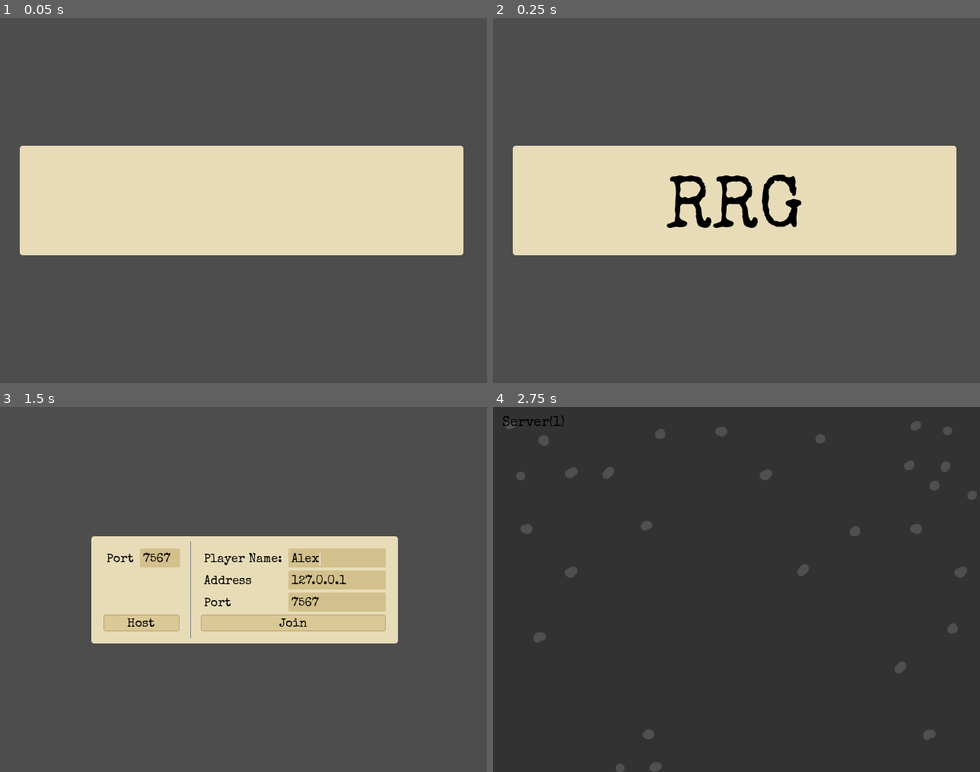
Above: before the commit, frames 1-4 (two rows, left to right).
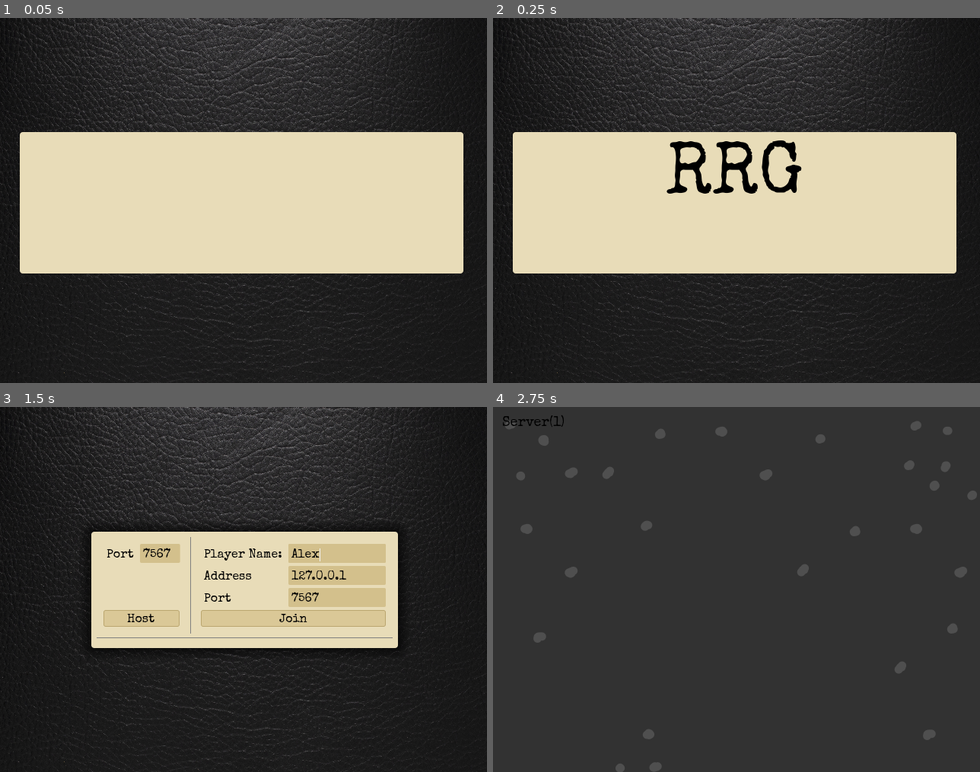
Above: after the commit, the same moments.

Repository: larsendt/rrggj2022
Game: Godot game, scene res://splash_screen.tscn
The game is run twice, just before and just after one commit, with the same random seed, the same clock (stepped at 60 frames per second) and the same inputs.
Inputs (mouse positions are in pixels of both pictures, inside the frame that each line leads up to):
- Up to frame 1 (0.05 s): no input
- Up to frame 2 (0.25 s): no input
- Up to frame 3 (1.5 s): move the mouse to (350, 571) at 0.52 s; hold D (move_right) 0.53-1.25 s; click (350, 571) at 0.67 s; click (336, 556) at 1.27 s; type "Alex" at 1.35 s
- Up to frame 4 (2.75 s): click "Host" at 2 s

The runs differ from the first frame. In frame 1, 67% of the frame differs, in the area x 0-100%, y 0-100%; in frame 2, 70%; in frame 3, 80%; in frame 4, nothing differs.

Commit message:
more UI fiddling

Diff:
--- a/splash_screen.gd
+++ b/splash_screen.gd
@@ -3,6 +3,7 @@
 const StartScreen = preload("res://start_screen.tscn")
 
 @onready var splash_text_label = find_child("SplashText")
+@onready var splash_text2_label = find_child("SplashText2")
 
 func _ready():
     $TypingTimer.connect("timeout", self._type_splash_text)
@@ -16,11 +17,13 @@
 
 
 func _type_splash_text():
-    if splash_text_label.visible_characters >= 9:
+    if splash_text_label.visible_characters < 9:
+        splash_text_label.visible_characters += 1
+    elif splash_text2_label.visible_characters < 4:
+        splash_text2_label.visible_characters += 1
+    else:
         $TypingTimer.stop()
         $TransitionTimer.start()
-        return
-    splash_text_label.visible_characters += 1
 
 func _scene_transition():
     get_tree().change_scene_to_packed(StartScreen)
--- a/splash_screen.tscn
+++ b/splash_screen.tscn
@@ -1,6 +1,7 @@
-[gd_scene load_steps=3 format=3 uid="uid://qietj2sv431v"]
+[gd_scene load_steps=4 format=3 uid="uid://qietj2sv431v"]
 
 [ext_resource type="Script" path="res://splash_screen.gd" id="1_rtm0r"]
+[ext_resource type="Texture2D" uid="uid://c5b54wtjthlb7" path="res://assets/images/original-black-leather-texture-background.jpg" id="2_7l5sv"]
 [ext_resource type="Theme" uid="uid://7vsyfmueweyk" path="res://theme/main_theme.tres" id="2_iuryr"]
 
 [node name="SplashScreen" type="Node2D"]
@@ -8,36 +9,52 @@
 
 [node name="CanvasLayer" type="CanvasLayer" parent="."]
 
+[node name="TextureRect" type="TextureRect" parent="CanvasLayer"]
+anchors_preset = 15
+anchor_right = 1.0
+anchor_bottom = 1.0
+grow_horizontal = 2
+grow_vertical = 2
+texture = ExtResource("2_7l5sv")
+ignore_texture_size = true
+
 [node name="PanelContainer" type="PanelContainer" parent="CanvasLayer"]
+clip_contents = true
 anchors_preset = 8
 anchor_left = 0.5
 anchor_top = 0.5
 anchor_right = 0.5
 anchor_bottom = 0.5
 offset_left = -294.0
-offset_top = -72.0
+offset_top = -90.0
 offset_right = 289.0
-offset_bottom = 72.0
+offset_bottom = 96.0
 grow_horizontal = 2
 grow_vertical = 2
 theme = ExtResource("2_iuryr")
 
 [node name="MarginContainer" type="MarginContainer" parent="CanvasLayer/PanelContainer"]
-offset_right = 583.0
-offset_bottom = 144.0
-grow_horizontal = 2
-grow_vertical = 2
+layout_mode = 2
 theme = ExtResource("2_iuryr")
 
-[node name="SplashText" type="Label" parent="CanvasLayer/PanelContainer/MarginContainer"]
-offset_left = 287.0
-offset_top = 35.0
-offset_right = 295.0
-offset_bottom = 136.0
+[node name="VBoxContainer" type="VBoxContainer" parent="CanvasLayer/PanelContainer/MarginContainer"]
+layout_mode = 2
+
+[node name="SplashText" type="Label" parent="CanvasLayer/PanelContainer/MarginContainer/VBoxContainer"]
+layout_mode = 2
 size_flags_horizontal = 4
 size_flags_vertical = 8
 theme_override_font_sizes/font_size = 96
-text = "RRGGJ2022"
+text = "RRGGJ"
+visible_characters = 0
+visible_ratio = 0.0
+
+[node name="SplashText2" type="Label" parent="CanvasLayer/PanelContainer/MarginContainer/VBoxContainer"]
+layout_mode = 2
+size_flags_horizontal = 4
+size_flags_vertical = 8
+theme_override_font_sizes/font_size = 48
+text = "2022"
 visible_characters = 0
 visible_ratio = 0.0
 
--- a/start_screen.tscn
+++ b/start_screen.tscn
@@ -1,12 +1,22 @@
-[gd_scene load_steps=3 format=3 uid="uid://on6ralr0jx4u"]
+[gd_scene load_steps=4 format=3 uid="uid://on6ralr0jx4u"]
 
 [ext_resource type="Script" path="res://start_screen.gd" id="1_ai81h"]
 [ext_resource type="Theme" uid="uid://7vsyfmueweyk" path="res://theme/main_theme.tres" id="2_0rssw"]
+[ext_resource type="Texture2D" uid="uid://c5b54wtjthlb7" path="res://assets/images/original-black-leather-texture-background.jpg" id="3_xbsr0"]
 
 [node name="StartScreen" type="Node2D"]
 script = ExtResource("1_ai81h")
 
 [node name="CanvasLayer" type="CanvasLayer" parent="."]
+
+[node name="TextureRect" type="TextureRect" parent="CanvasLayer"]
+anchors_preset = 15
+anchor_right = 1.0
+anchor_bottom = 1.0
+grow_horizontal = 2
+grow_vertical = 2
+texture = ExtResource("3_xbsr0")
+ignore_texture_size = true
 
 [node name="PanelContainer" type="PanelContainer" parent="CanvasLayer"]
 anchors_preset = 8
@@ -25,83 +35,136 @@
 theme = ExtResource("2_0rssw")
 
 [node name="MarginContainer" type="MarginContainer" parent="CanvasLayer/PanelContainer"]
-layout_mode = 2
+offset_right = 403.0
+offset_bottom = 176.0
 theme_override_constants/margin_left = 8
 theme_override_constants/margin_top = 8
 theme_override_constants/margin_right = 8
 theme_override_constants/margin_bottom = 8
 
 [node name="VBoxContainer" type="VBoxContainer" parent="CanvasLayer/PanelContainer/MarginContainer"]
-layout_mode = 2
+offset_left = 8.0
+offset_top = 8.0
+offset_right = 395.0
+offset_bottom = 168.0
 
 [node name="HBoxContainer3" type="HBoxContainer" parent="CanvasLayer/PanelContainer/MarginContainer/VBoxContainer"]
-layout_mode = 2
+offset_right = 387.0
+offset_bottom = 122.0
 
 [node name="MarginContainer" type="MarginContainer" parent="CanvasLayer/PanelContainer/MarginContainer/VBoxContainer/HBoxContainer3"]
-layout_mode = 2
+offset_right = 116.0
+offset_bottom = 122.0
 
 [node name="VBoxContainer" type="VBoxContainer" parent="CanvasLayer/PanelContainer/MarginContainer/VBoxContainer/HBoxContainer3/MarginContainer"]
-layout_mode = 2
+offset_left = 8.0
+offset_top = 8.0
+offset_right = 108.0
+offset_bottom = 114.0
 
 [node name="HBoxContainer" type="HBoxContainer" parent="CanvasLayer/PanelContainer/MarginContainer/VBoxContainer/HBoxContainer3/MarginContainer/VBoxContainer"]
-layout_mode = 2
+offset_right = 100.0
+offset_bottom = 24.0
 
 [node name="Label" type="Label" parent="CanvasLayer/PanelContainer/MarginContainer/VBoxContainer/HBoxContainer3/MarginContainer/VBoxContainer/HBoxContainer"]
-layout_mode = 2
+offset_right = 44.0
+offset_bottom = 24.0
 text = "Port"
 
 [node name="HostPortInput" type="LineEdit" parent="CanvasLayer/PanelContainer/MarginContainer/VBoxContainer/HBoxContainer3/MarginContainer/VBoxContainer/HBoxContainer"]
-layout_mode = 2
+offset_left = 48.0
+offset_right = 100.0
+offset_bottom = 24.0
 placeholder_text = "1234"
 max_length = 5
 
 [node name="HostButton" type="Button" parent="CanvasLayer/PanelContainer/MarginContainer/VBoxContainer/HBoxContainer3/MarginContainer/VBoxContainer"]
-layout_mode = 2
+offset_top = 84.0
+offset_right = 100.0
+offset_bottom = 106.0
 size_flags_vertical = 10
 text = "Host"
 
 [node name="VSeparator" type="VSeparator" parent="CanvasLayer/PanelContainer/MarginContainer/VBoxContainer/HBoxContainer3"]
-layout_mode = 2
+offset_left = 120.0
+offset_right = 124.0
+offset_bottom = 122.0
 
 [node name="MarginContainer2" type="MarginContainer" parent="CanvasLayer/PanelContainer/MarginContainer/VBoxContainer/HBoxContainer3"]
-layout_mode = 2
+offset_left = 128.0
+offset_right = 387.0
+offset_bottom = 122.0
 
 [node name="VBoxContainer2" type="VBoxContainer" parent="CanvasLayer/PanelContainer/MarginContainer/VBoxContainer/HBoxContainer3/MarginContainer2"]
-layout_mode = 2
+offset_left = 8.0
+offset_top = 8.0
+offset_right = 251.0
+offset_bottom = 114.0
 
 [node name="GridContainer" type="GridContainer" parent="CanvasLayer/PanelContainer/MarginContainer/VBoxContainer/HBoxContainer3/MarginContainer2/VBoxContainer2"]
-layout_mode = 2
+offset_right = 243.0
+offset_bottom = 80.0
 columns = 2
 
 [node name="Label3" type="Label" parent="CanvasLayer/PanelContainer/MarginContainer/VBoxContainer/HBoxContainer3/MarginContainer2/VBoxContainer2/GridContainer"]
-layout_mode = 2
+offset_right = 111.0
+offset_bottom = 24.0
 text = "Player Name:"
 
 [node name="PlayerNameInput" type="LineEdit" parent="CanvasLayer/PanelContainer/MarginContainer/VBoxContainer/HBoxContainer3/MarginContainer2/VBoxContainer2/GridContainer"]
 custom_minimum_size = Vector2(128, 0)
-layout_mode = 2
+offset_left = 115.0
+offset_right = 243.0
+offset_bottom = 24.0
 placeholder_text = "raisin man"
 max_length = 32
 
 [node name="Label" type="Label" parent="CanvasLayer/PanelContainer/MarginContainer/VBoxContainer/HBoxContainer3/MarginContainer2/VBoxContainer2/GridContainer"]
-layout_mode = 2
+offset_top = 28.0
+offset_right = 111.0
+offset_bottom = 52.0
 text = "Address"
 
 [node name="ClientAddressInput" type="LineEdit" parent="CanvasLayer/PanelContainer/MarginContainer/VBoxContainer/HBoxContainer3/MarginContainer2/VBoxContainer2/GridContainer"]
 custom_minimum_size = Vector2(96, 0)
-layout_mode = 2
+offset_left = 115.0
+offset_top = 28.0
+offset_right = 243.0
+offset_bottom = 52.0
 placeholder_text = "127.0.0.1"
 max_length = 39
 
 [node name="Label2" type="Label" parent="CanvasLayer/PanelContainer/MarginContainer/VBoxContainer/HBoxContainer3/MarginContainer2/VBoxContainer2/GridContainer"]
-layout_mode = 2
+offset_top = 56.0
+offset_right = 111.0
+offset_bottom = 80.0
 text = "Port"
 
 [node name="ClientPortInput" type="LineEdit" parent="CanvasLayer/PanelContainer/MarginContainer/VBoxContainer/HBoxContainer3/MarginContainer2/VBoxContainer2/GridContainer"]
-layout_mode = 2
+offset_left = 115.0
+offset_top = 56.0
+offset_right = 243.0
+offset_bottom = 80.0
 placeholder_text = "1234"
 max_length = 5
 
 [node name="JoinButton" type="Button" parent="CanvasLayer/PanelContainer/MarginContainer/VBoxContainer/HBoxContainer3/MarginContainer2/VBoxContainer2"]
-layout_mode = 2
+offset_top = 84.0
+offset_right = 243.0
+offset_bottom = 106.0
 text = "Join"
+
+[node name="HSeparator" type="HSeparator" parent="CanvasLayer/PanelContainer/MarginContainer/VBoxContainer"]
+offset_top = 126.0
+offset_right = 387.0
+offset_bottom = 130.0
+
+[node name="RichTextLabel" type="RichTextLabel" parent="CanvasLayer/PanelContainer/MarginContainer/VBoxContainer"]
+offset_top = 134.0
+offset_right = 387.0
+offset_bottom = 160.0
+theme_override_font_sizes/normal_font_size = 12
+bbcode_enabled = true
+text = "Leather Background Texture: [url=\"https://www.freepik.com/free-photo/original-black-leather-texture-background_15340308.htm\"]denamorado on Freepik[/url]
+Typewriter font: [url]dafont.com/another-typewriter.font[/url]"
+fit_content_height = true
--- a/theme/main_theme.tres
+++ b/theme/main_theme.tres
@@ -45,6 +45,7 @@
 corner_radius_top_right = 4
 corner_radius_bottom_right = 4
 corner_radius_bottom_left = 4
+shadow_size = 16
 
 [resource]
 Button/colors/font_color = Color(0, 0, 0, 1)
@@ -74,6 +75,7 @@
 MarginContainer/constants/margin_right = 8
 MarginContainer/constants/margin_top = 8
 PanelContainer/styles/panel = SubResource("StyleBoxFlat_oonky")
+RichTextLabel/colors/default_color = Color(0, 0, 0, 1)
 RichTextLabel/fonts/bold_font = ExtResource("1_lcg8h")
 RichTextLabel/fonts/bold_italics_font = ExtResource("1_lcg8h")
 RichTextLabel/fonts/italics_font = ExtResource("1_lcg8h")
Binary file added: assets/images/original-black-leather-texture-background.jpg
Not shown, added: assets/images/original-black-leather-texture-background.jpg.import
